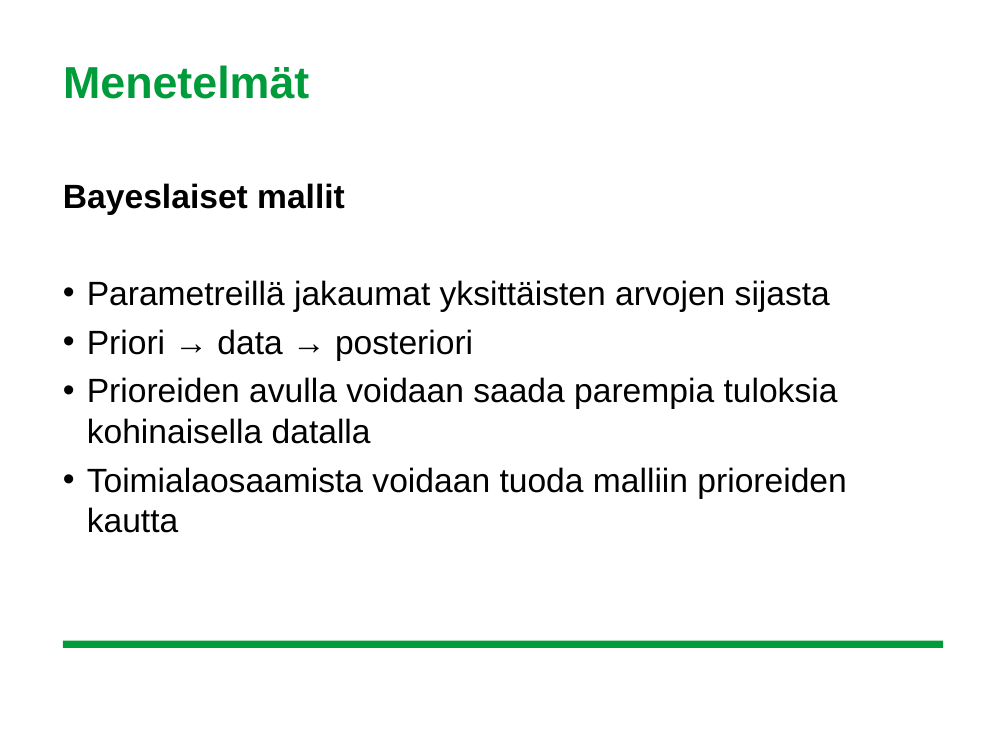
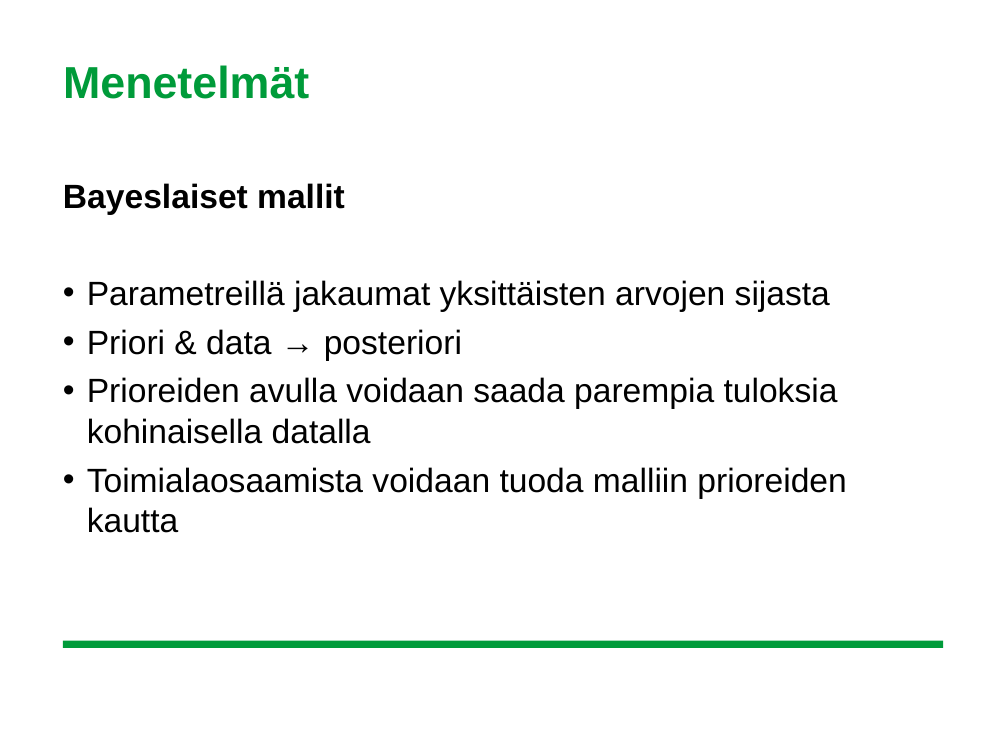
Before and after one commit to leevirontySF/BSC_thesis, a slide deck: slide 8 of aihepresis.ppt (slide 11 before the commit). Drawn at 1008x756 pixels with LibreOffice and Linux fonts; fonts in the diff are those of the drawing; background and template pictures are left out. Boxes give left, top, right and bottom in pixels: in the first picture for what was removed or moved away, otherwise in the second. Text is boxed around its words. In the diff, an @@ line names an element or a change of style, - is before the commit and + after.

```diff
--- a/aihepresis.ppt
+++ b/aihepresis.ppt
@@ text at [87,329,462,361]: text changed @@
-• Priori → data → posteriori
+• Priori & data → posteriori
```
Also in this commit, not shown: 4 other slides changed, 3 slides removed.
